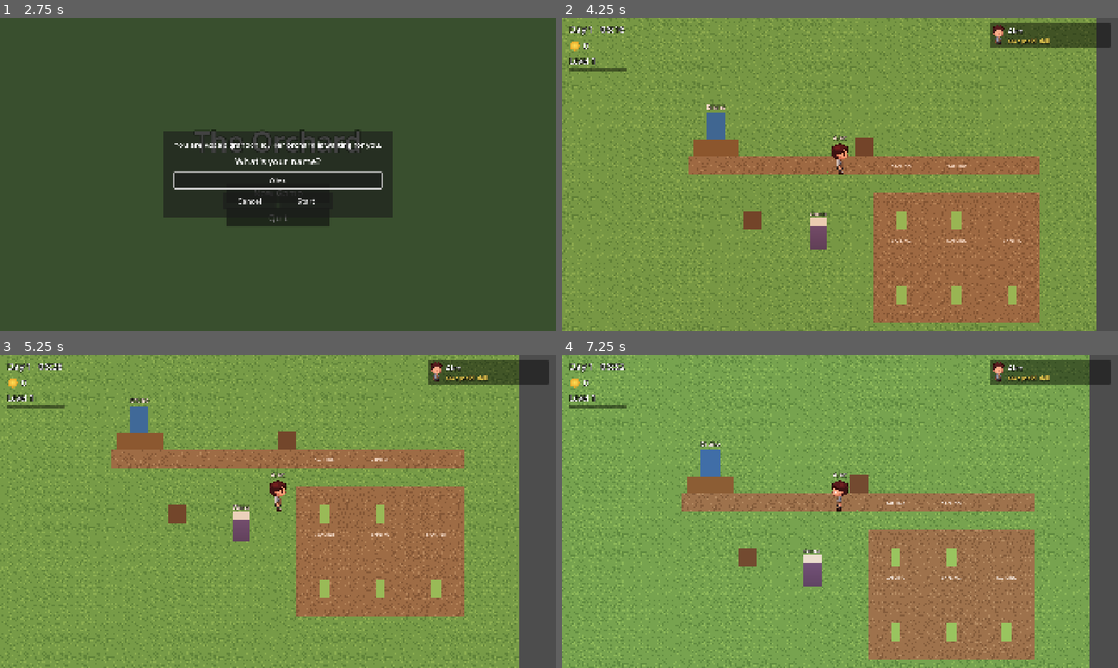
Above: before the commit, frames 1-4 (two rows, left to right).
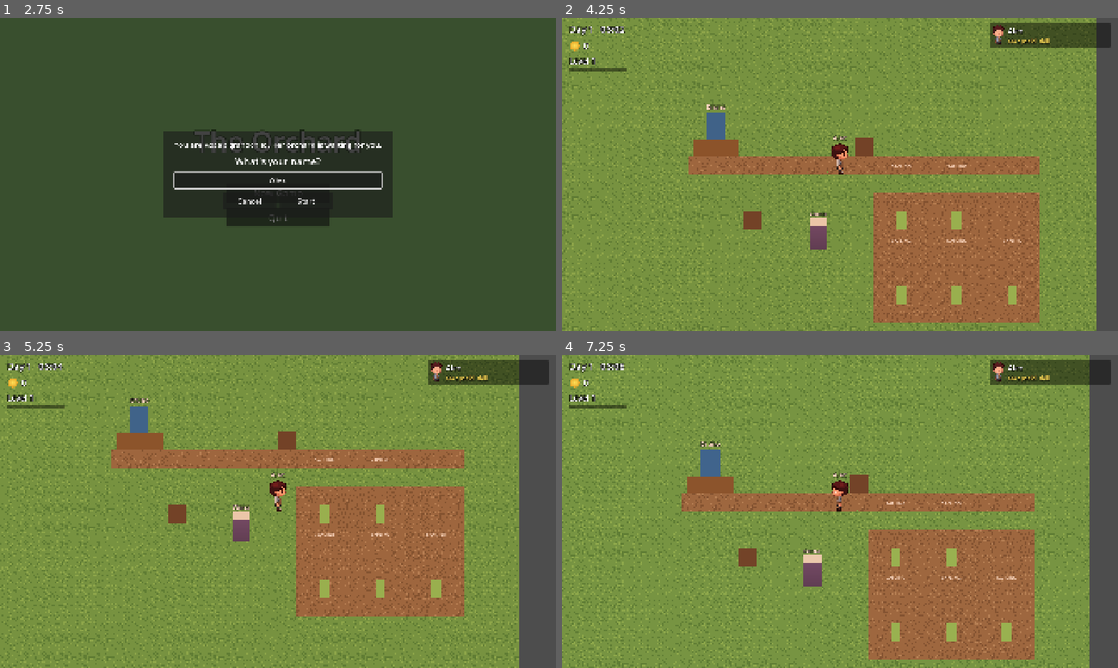
Above: after the commit, the same moments.

Repository: elxanbabayev0/The_Orchard
Game: Godot game, scene res://scenes/ui/main_menu.tscn
Two runs of this game, one before a commit and one after it. Both use one fixed random seed, a clock stepped at 60 frames per second and the inputs below.
Inputs (mouse positions are in pixels of both pictures, inside the frame that each line leads up to):
- Up to frame 1 (2.75 s): click "New Game" at 0.5 s; click (278, 180) at 1.27 s; type "Alex" at 1.35 s; click "New Game" at 2 s
- Up to frame 2 (4.25 s): click "Start" at 2.75 s; tap Enter at 3.5 s; move the mouse to (962, 158) at 3.52 s; hold D (move_right) from 3.53 s (still down); hold E (interact) from 3.53 s (still down); click (962, 158) at 3.67 s
- Up to frame 3 (5.25 s): move the mouse to (166, 527) at 4.27 s; release D (move_right) at 4.28 s; release E (interact) at 4.28 s; hold S (move_down) 4.28-5.03 s; tap E (interact) at 4.35 s; move the mouse to (333, 442) at 5.02 s; hold D (move_right) from 5.03 s (still down); hold E (interact) from 5.03 s (still down)
- Up to frame 4 (7.25 s): move the mouse to (812, 574) at 5.77 s; release D (move_right) at 5.78 s; release E (interact) at 5.78 s; hold W (move_up) 5.78-6.53 s; tap E (interact) at 5.85 s; click (812, 574) at 5.92 s; move the mouse to (1006, 558) at 6.52 s; hold A (move_left) from 6.53 s (still down); hold E (interact) from 6.53 s (still down)

Frame 1 is identical in both runs. In frame 2, less than 0.1% of the frame differs, in the area x 9-12%, y 2-5%; in frame 3, less than 0.1%; in frame 4, 0.6%, in the area x 9-82%, y 2-72%.

Commit message:
Day / night rework step 1: a game day lasts 12 real minutes; F4 debug time speed-up
Logs the "Day / night rework" decision (12-minute day, trees stay in game days,
optional bed, night atmosphere + small bonuses). F4 cycles x1 / x10 / x60 in
debug builds only; the clock label shows the speed.

Co-Authored-By: Claude Opus 5.5 <noreply@anthropic.com>

Diff:
--- a/scenes/ui/clock_label.gd
+++ b/scenes/ui/clock_label.gd
@@ -5,6 +5,7 @@
 
 func _ready() -> void:
 	GameClock.minute_changed.connect(_on_minute_changed)
+	GameClock.debug_speed_changed.connect(func(_speed: float): _update_text())
 	_update_text()
 
 
@@ -14,3 +15,7 @@
 
 func _update_text() -> void:
 	text = tr("UI_CLOCK") % [GameClock.day, GameClock.get_hour(), GameClock.get_minute()]
+	# Debug time speed (F4, editor runs only): a reminder that time is sped up.
+	# Just a symbol and a number, so no translation key is needed.
+	if GameClock.debug_speed > 1.0:
+		text += "  ×%d" % int(GameClock.debug_speed)
--- a/scripts/systems/game_clock.gd
+++ b/scripts/systems/game_clock.gd
@@ -16,9 +16,19 @@
 
 const MINUTES_PER_DAY := 1440.0
 
-## How many REAL seconds one game day lasts.
-## TEMPORARY test value — the real length of a game day is not decided yet.
-var real_seconds_per_day: float = 120.0
+## Emitted when the debug time speed changes (the clock label shows it).
+signal debug_speed_changed(speed: float)
+
+## How many REAL seconds one game day lasts: 12 real minutes
+## (decision "Day / night rework"; a balance number that may change later).
+var real_seconds_per_day: float = 720.0
+
+## Debug builds only (editor runs): F4 cycles these time speeds, so trees and
+## Oona's visits can be tested without waiting. Never active in a release build.
+const DEBUG_SPEEDS: Array[float] = [1.0, 10.0, 60.0]
+const DEBUG_SPEED_KEY := KEY_F4
+## Current debug multiplier (1.0 = normal speed). Not saved.
+var debug_speed: float = 1.0
 ## The hour a new game starts at.
 var start_hour: int = 6
 
@@ -37,7 +47,19 @@
 func _process(delta: float) -> void:
 	if paused:
 		return
-	advance(delta / real_seconds_per_day)
+	advance(delta * debug_speed / real_seconds_per_day)
+
+
+func _unhandled_input(event: InputEvent) -> void:
+	if not OS.is_debug_build():
+		return
+	var key := event as InputEventKey
+	if key != null and key.pressed and not key.echo and key.physical_keycode == DEBUG_SPEED_KEY:
+		var next := (DEBUG_SPEEDS.find(debug_speed) + 1) % DEBUG_SPEEDS.size()
+		debug_speed = DEBUG_SPEEDS[next]
+		print("GameClock: debug time speed ×%d" % int(debug_speed))
+		debug_speed_changed.emit(debug_speed)
+		get_viewport().set_input_as_handled()
 
 
 ## Moves game time forward by `days` game days (0.5 = half a day).
Not shown, changed: CLAUDE.md
